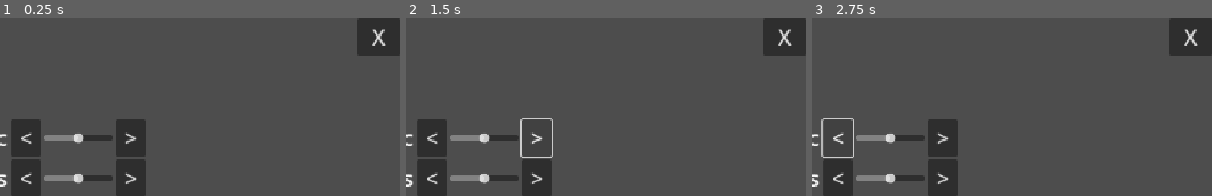
Above: before the commit, frames 1-3 (left to right).
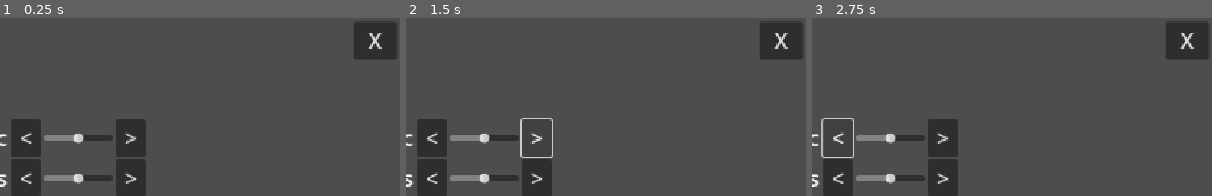
Above: after the commit, the same moments.

Repository: proximadams/Good-UI-Demo
Game: Godot game, scene res://scenes/pause_menu.tscn
Same seed, same stepped clock (60 frames per second), same inputs: the game is played once before the commit and once after it.
Inputs:
- Up to frame 1 (0.25 s): no input
- Up to frame 2 (1.5 s): click "<" at 0.5 s; click ">" at 1.25 s
- Up to frame 3 (2.75 s): click "<" at 2 s
The pictures show only the part of the screen within x 50-100%, y 0-50%; the shares and areas given below are measured in that part.

The runs differ from the first frame. In frame 1, 0.9% of the frame differs, in the area x 88-100%, y 0-24%; in frame 2, 0.9%; in frame 3, 0.9%.

Commit message:
move close button slightly

Diff:
--- a/scenes/pause_menu.tscn
+++ b/scenes/pause_menu.tscn
@@ -34,8 +34,10 @@
 layout_mode = 2
 anchor_left = 1.0
 anchor_right = 1.0
-offset_left = -60.0
-offset_bottom = 53.0
+offset_left = -65.0
+offset_top = 5.0
+offset_right = -5.0
+offset_bottom = 58.0
 grow_horizontal = 0
 tooltip_text = "Close the pause menu."
 focus_previous = NodePath("../VBoxContainer/QuitGameButton")
